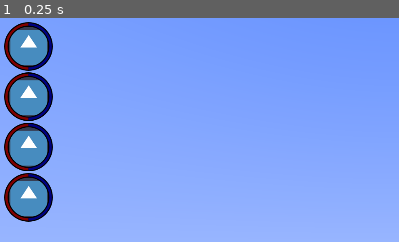
Above: before the commit, frame 1.
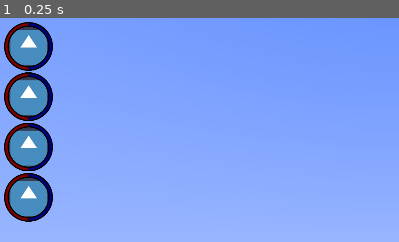
Above: after the commit, the same moment.

Repository: telmotrooper/mephistos-wrath
Game: Godot game, scene res://main.tscn
The game is run twice, just before and just after one commit, with the same random seed, the same clock (stepped at 60 frames per second) and the same inputs. The engine's default icon, where the game draws it, is replaced by a stand-in: a white triangle on a blue panel in a dark square.
Inputs:
- Up to frame 1 (0.25 s): no input
The pictures show only the part of the screen within x 0-50%, y 0-50%; the shares and areas given below are measured in that part.

The runs differ from the first frame. In frame 1, 0.5% of the frame differs, in the area x 1-14%, y 1-92%.

Commit message:
Implemented HP/MP progress

Diff:
--- a/character_portrait.tscn
+++ b/character_portrait.tscn
@@ -1,12 +1,30 @@
-[gd_scene load_steps=4 format=3 uid="uid://bai5fwngw35v5"]
+[gd_scene load_steps=5 format=3 uid="uid://bai5fwngw35v5"]
 
-[ext_resource type="Texture2D" uid="uid://dnbpds45dj28k" path="res://icons/player-circle.svg" id="1_lsacc"]
+[ext_resource type="Texture2D" uid="uid://bb62v05ucunlc" path="res://icons/player-circle-hp.svg" id="1_jomcv"]
 [ext_resource type="Texture2D" uid="uid://bal6t7tkrqxml" path="res://icons/portrait-mask.svg" id="2_4xg4o"]
+[ext_resource type="Texture2D" uid="uid://ixrrw5j0c1j8" path="res://icons/player-circle-mp.svg" id="2_jr61c"]
 [ext_resource type="Texture2D" uid="uid://dmdj47fj1vupk" path="res://icon.svg" id="3_o4gxp"]
 
 [node name="CharacterPortrait" type="TextureProgressBar"]
-texture_under = ExtResource("1_lsacc")
-texture_progress = ExtResource("1_lsacc")
+offset_right = 117.0
+offset_bottom = 117.0
+value = 50.0
+fill_mode = 4
+texture_under = ExtResource("1_jomcv")
+texture_progress = ExtResource("1_jomcv")
+tint_under = Color(0, 0, 0, 1)
+radial_initial_angle = 180.0
+
+[node name="MP" type="TextureProgressBar" parent="."]
+layout_mode = 0
+offset_right = 117.0
+offset_bottom = 117.0
+value = 50.0
+fill_mode = 5
+texture_under = ExtResource("2_jr61c")
+texture_progress = ExtResource("2_jr61c")
+tint_under = Color(0, 0, 0, 1)
+radial_initial_angle = 180.0
 
 [node name="Mask" type="TextureRect" parent="."]
 show_behind_parent = true
--- /dev/null
+++ b/icons/player-circle-hp.svg
@@ -0,0 +1,69 @@
+<?xml version="1.0" encoding="UTF-8" standalone="no"?>
+<!-- Created with Inkscape (http://www.inkscape.org/) -->
+
+<svg
+   width="102.86455mm"
+   height="102.86455mm"
+   viewBox="0 0 102.86455 102.86455"
+   version="1.1"
+   id="svg1"
+   sodipodi:docname="player-circle-hp.svg"
+   inkscape:version="1.3 (0e150ed6c4, 2023-07-21)"
+   xmlns:inkscape="http://www.inkscape.org/namespaces/inkscape"
+   xmlns:sodipodi="http://sodipodi.sourceforge.net/DTD/sodipodi-0.dtd"
+   xmlns="http://www.w3.org/2000/svg"
+   xmlns:svg="http://www.w3.org/2000/svg">
+  <sodipodi:namedview
+     id="namedview1"
+     pagecolor="#ffffff"
+     bordercolor="#000000"
+     borderopacity="0.25"
+     inkscape:showpageshadow="2"
+     inkscape:pageopacity="0.0"
+     inkscape:pagecheckerboard="0"
+     inkscape:deskcolor="#d1d1d1"
+     inkscape:document-units="mm"
+     inkscape:zoom="1.0393815"
+     inkscape:cx="18.761157"
+     inkscape:cy="236.19816"
+     inkscape:window-width="1920"
+     inkscape:window-height="1020"
+     inkscape:window-x="1920"
+     inkscape:window-y="0"
+     inkscape:window-maximized="1"
+     inkscape:current-layer="layer1" />
+  <defs
+     id="defs1" />
+  <g
+     inkscape:label="Layer 1"
+     inkscape:groupmode="layer"
+     id="layer1"
+     transform="translate(-31.29229,-78.663949)">
+    <path
+       style="fill:none;stroke:#000000;stroke-width:9.65689;stroke-dasharray:none;stroke-dashoffset:0;stroke-opacity:1"
+       id="path3"
+       sodipodi:type="arc"
+       sodipodi:cx="82.724564"
+       sodipodi:cy="130.09622"
+       sodipodi:rx="46.603828"
+       sodipodi:ry="46.603828"
+       sodipodi:start="1.5707963"
+       sodipodi:end="4.712389"
+       sodipodi:open="true"
+       sodipodi:arc-type="arc"
+       d="m 82.724564,176.70005 a 46.603828,46.603828 0 0 1 -40.360099,-23.30191 46.603828,46.603828 0 0 1 -1e-6,-46.60383 46.603828,46.603828 0 0 1 40.3601,-23.301917" />
+    <path
+       style="fill:none;stroke:#800000;stroke-width:5;stroke-dasharray:none;stroke-dashoffset:0;stroke-opacity:1"
+       id="path1"
+       sodipodi:type="arc"
+       sodipodi:cx="82.724564"
+       sodipodi:cy="130.09622"
+       sodipodi:rx="46.603828"
+       sodipodi:ry="46.603828"
+       sodipodi:start="1.5707963"
+       sodipodi:end="4.712389"
+       sodipodi:open="true"
+       sodipodi:arc-type="arc"
+       d="m 82.724564,176.70005 a 46.603828,46.603828 0 0 1 -40.360099,-23.30191 46.603828,46.603828 0 0 1 -1e-6,-46.60383 46.603828,46.603828 0 0 1 40.3601,-23.301917" />
+  </g>
+</svg>
--- /dev/null
+++ b/icons/player-circle-mp.svg
@@ -0,0 +1,70 @@
+<?xml version="1.0" encoding="UTF-8" standalone="no"?>
+<!-- Created with Inkscape (http://www.inkscape.org/) -->
+
+<svg
+   width="102.86455mm"
+   height="102.86455mm"
+   viewBox="0 0 102.86455 102.86455"
+   version="1.1"
+   id="svg1"
+   sodipodi:docname="player-circle-mp.svg"
+   inkscape:version="1.3 (0e150ed6c4, 2023-07-21)"
+   xmlns:inkscape="http://www.inkscape.org/namespaces/inkscape"
+   xmlns:sodipodi="http://sodipodi.sourceforge.net/DTD/sodipodi-0.dtd"
+   xmlns="http://www.w3.org/2000/svg"
+   xmlns:svg="http://www.w3.org/2000/svg">
+  <sodipodi:namedview
+     id="namedview1"
+     pagecolor="#ffffff"
+     bordercolor="#000000"
+     borderopacity="0.25"
+     inkscape:showpageshadow="2"
+     inkscape:pageopacity="0.0"
+     inkscape:pagecheckerboard="0"
+     inkscape:deskcolor="#d1d1d1"
+     inkscape:document-units="mm"
+     inkscape:zoom="1.0393815"
+     inkscape:cx="18.761157"
+     inkscape:cy="236.19816"
+     inkscape:window-width="1920"
+     inkscape:window-height="1020"
+     inkscape:window-x="1920"
+     inkscape:window-y="0"
+     inkscape:window-maximized="1"
+     inkscape:current-layer="layer1" />
+  <defs
+     id="defs1" />
+  <g
+     inkscape:label="Layer 1"
+     inkscape:groupmode="layer"
+     id="layer1"
+     transform="translate(-31.29229,-78.663949)">
+    <path
+       style="fill:none;stroke:#000000;stroke-width:9.65689;stroke-dasharray:none;stroke-dashoffset:0;stroke-opacity:1"
+       id="path3"
+       sodipodi:type="arc"
+       sodipodi:cx="82.724564"
+       sodipodi:cy="130.09622"
+       sodipodi:rx="46.603828"
+       sodipodi:ry="46.603828"
+       sodipodi:start="4.712389"
+       sodipodi:end="1.5707963"
+       sodipodi:open="true"
+       sodipodi:arc-type="arc"
+       d="M 82.724564,83.492393 A 46.603828,46.603828 0 0 1 129.32839,130.09622 46.603828,46.603828 0 0 1 82.724564,176.70005" />
+    <path
+       style="fill:none;stroke:#000080;stroke-width:5;stroke-dasharray:none;stroke-dashoffset:0;stroke-opacity:1"
+       id="path2"
+       sodipodi:type="arc"
+       sodipodi:cx="-82.724564"
+       sodipodi:cy="130.09622"
+       sodipodi:rx="46.603828"
+       sodipodi:ry="46.603828"
+       sodipodi:start="1.5707963"
+       sodipodi:end="4.712389"
+       sodipodi:open="true"
+       sodipodi:arc-type="arc"
+       d="m -82.724564,176.70005 a 46.603828,46.603828 0 0 1 -40.360096,-23.30191 46.603828,46.603828 0 0 1 0,-46.60383 46.603828,46.603828 0 0 1 40.360096,-23.301917"
+       transform="scale(-1,1)" />
+  </g>
+</svg>
Not shown, added: icons/player-circle-hp.svg.import
Not shown, added: icons/player-circle-mp.svg.import
